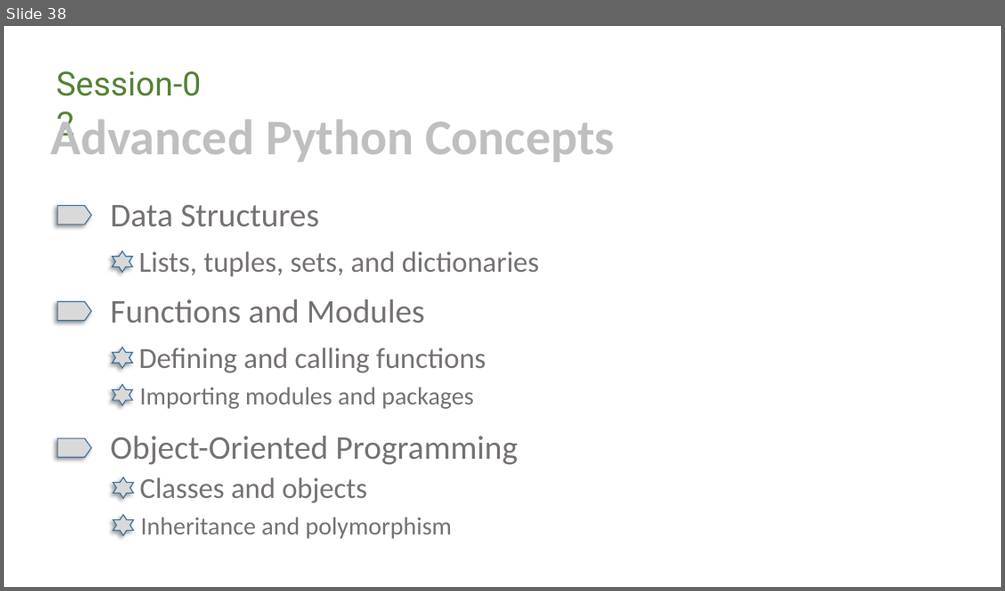
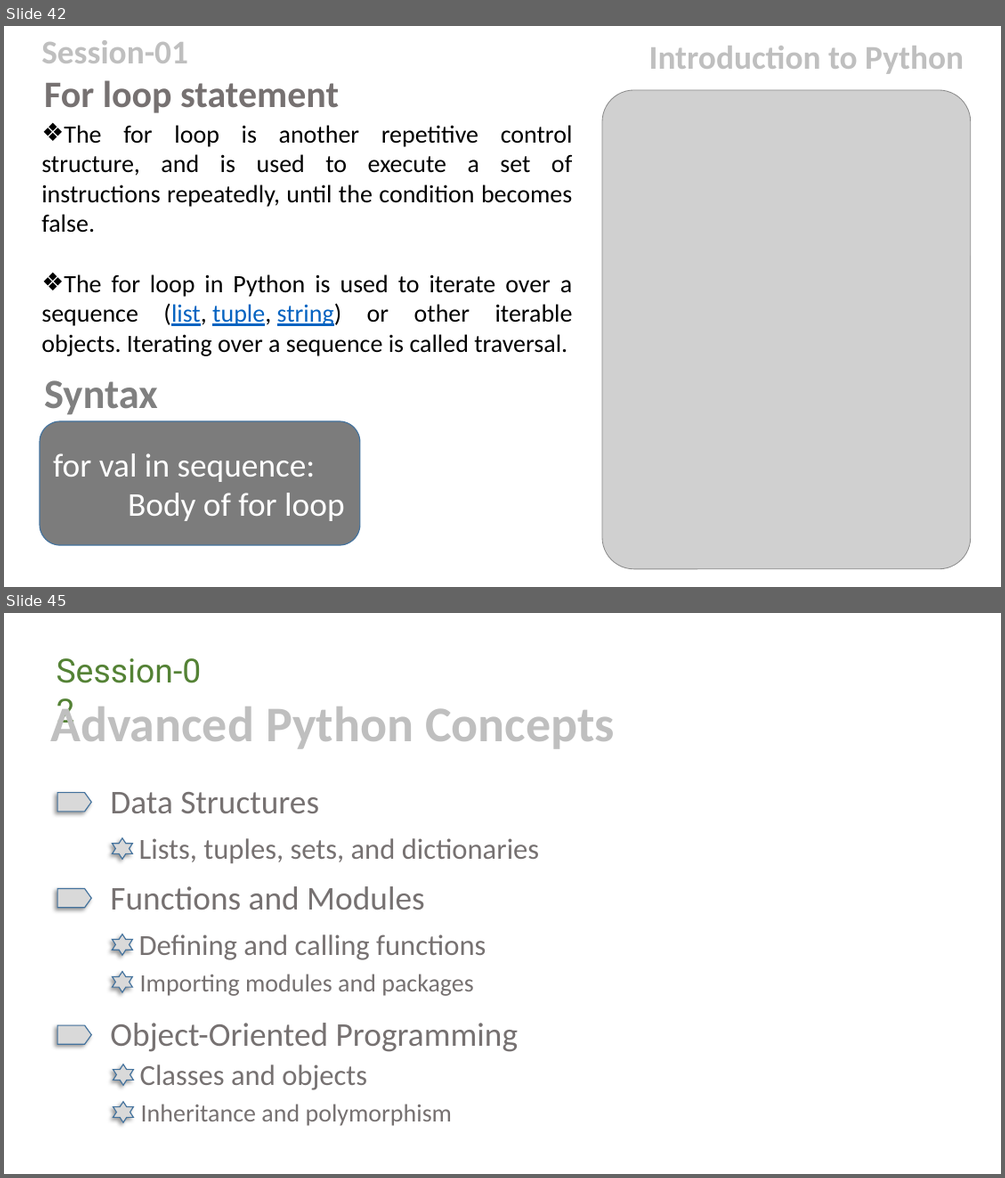
Before and after one commit to bibhu-otz/.NET, a slide deck: Python.pptx. Shown one above the other, each under a label of ours: slide 38 before the commit, slides 42 and 45 after it; the slides between them are not shown. The pictures are 1005x591 and 1005x1178 pixels, drawn with LibreOffice and Linux fonts; fonts in the diff are those of the drawing; grey boxes stand for pictures; background and template pictures are left out. Boxes give left, top, right and bottom in pixels: in the first picture for what was removed or moved away, otherwise in the second. Text is boxed around its words. In the diff, an @@ line names an element or a change of style, - is before the commit and + after.

```diff
--- a/Python.pptx
+++ b/Python.pptx
@@ slide 42 added at bbox=[4, 26, 1001, 587], background picture (left out) @@
@@ text added at bbox=[41, 40, 188, 63], 32 pt, text #BFBFBF, bold @@
+Session-01
@@ text added at bbox=[649, 46, 963, 74], 32 pt, text #BFBFBF, bold @@
+Introduction to Python
@@ text added at bbox=[44, 80, 339, 113], 36 pt, text #767171, bold @@
+For loop statement
@@ picture added at bbox=[602, 90, 971, 569] @@
@@ text added at bbox=[41, 125, 573, 356], 24 pt, text #000000 @@
+❖ The for loop is another repetitive control structure, and is used to execute a set of instructions repeatedly, until the condition becomes false.
+❖ The for loop in Python is used to iterate over a sequence (list, tuple, string) or other iterable objects. Iterating over a sequence is called traversal.
@@ text added at bbox=[44, 380, 158, 415], 40 pt, text #808080, bold @@
+Syntax
@@ rounded rectangle added at bbox=[40, 421, 360, 546], fill #7C7C7C, outline #43739E 1 pt, 32 pt, text #FFFFFF @@
+for val in sequence:
+Body of for loop
@@ what was slide 38 is now slide 45 @@
```
Also in this commit, not shown: 6 other slides added.
